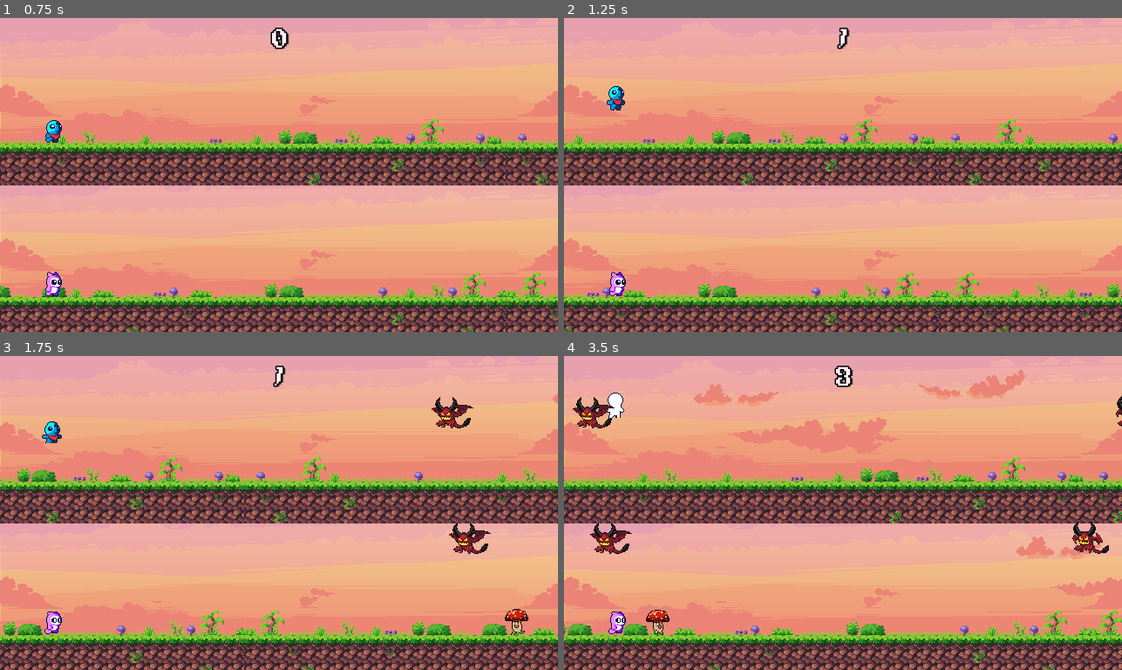
Above: before the commit, frames 1-4 (two rows, left to right).
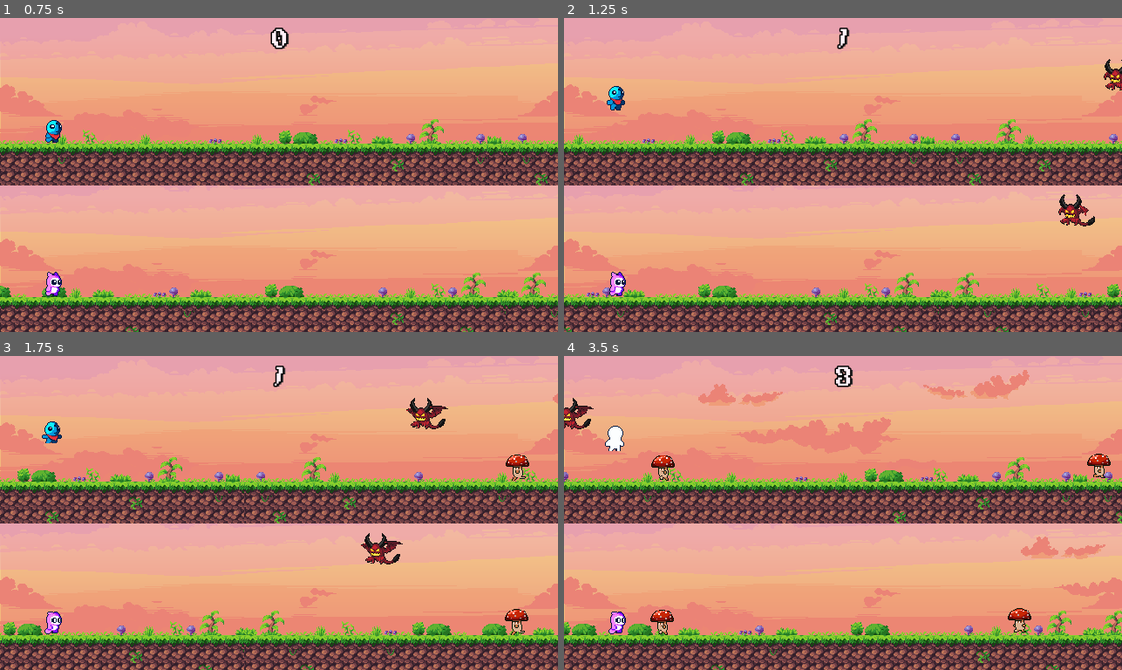
Above: after the commit, the same moments.

Repository: PedroAllison/EndlessRunner
Game: Godot game, scene res://Scenes/Survive.tscn
Two runs of this game, one before a commit and one after it. Both use one fixed random seed, a clock stepped at 60 frames per second and the inputs below.
Inputs:
- Up to frame 1 (0.75 s): no input
- Up to frame 2 (1.25 s): tap Space (Jump) at 0.77 s
- Up to frame 3 (1.75 s): tap Space (Jump) at 1.52 s
- Up to frame 4 (3.5 s): tap Space (Jump) at 3.02 s

Frame 1 is identical in both runs. In frame 2, 0.5% of the frame differs, in the area x 88-100%, y 13-67%; in frame 3, 1.6%; in frame 4, 25%, in the area x 0-100%, y 4-100%.

Commit message:
feat: ajustado pulo do jogador / BUG FIXED

Diff:
--- a/Endlessrunner_main/PreFabs/Ground.tscn
+++ b/Endlessrunner_main/PreFabs/Ground.tscn
@@ -5,7 +5,7 @@
 [ext_resource type="Texture2D" uid="uid://dghj505j3emk" path="res://Sprites/Tileset/Florest.png" id="5_ifjrd"]
 
 [sub_resource type="RectangleShape2D" id="RectangleShape2D_xtno3"]
-size = Vector2(57, 434.5)
+size = Vector2(57, 173.5)
 
 [sub_resource type="TileMapPattern" id="TileMapPattern_ija7y"]
 tile_data = PackedInt32Array(0, 851969, 2, 1, 917505, 2, 2, 983041, 2)
@@ -527,7 +527,7 @@
 [node name="Area2D" type="Area2D" parent="."]
 
 [node name="CollisionShape2D" type="CollisionShape2D" parent="Area2D"]
-position = Vector2(295, 151.25)
+position = Vector2(295, 281.75)
 shape = SubResource("RectangleShape2D_xtno3")
 
 [node name="TileMapLayer" type="TileMapLayer" parent="."]
--- a/Endlessrunner_main/Scenes/Survive.tscn
+++ b/Endlessrunner_main/Scenes/Survive.tscn
@@ -10,6 +10,7 @@
 [ext_resource type="PackedScene" uid="uid://d3xi7trobvkow" path="res://PreFabs/Ground.tscn" id="6_2q8k0"]
 [ext_resource type="PackedScene" uid="uid://coe4lxrbh8uk0" path="res://PreFabs/obj_spawner.tscn" id="7_jypeq"]
 [ext_resource type="PackedScene" uid="uid://dffayqo1kccit" path="res://PreFabs/Enemies/Columelo.tscn" id="8_uhdj6"]
+[ext_resource type="Script" path="res://Scripts/flyDevilSpawner.gd" id="11_uke05"]
 
 [node name="Main" type="Node2D"]
 
@@ -94,11 +95,18 @@
 position = Vector2(748, -93)
 obj = ExtResource("4_tlgui")
 
-[node name="OBJSpawner6" parent="." instance=ExtResource("7_jypeq")]
+[node name="mobMushroom" parent="." instance=ExtResource("7_jypeq")]
 light_mask = 2
 visibility_layer = 2
 z_index = 1
 position = Vector2(823, 288)
+obj = ExtResource("8_uhdj6")
+
+[node name="mobMushroom2" parent="." instance=ExtResource("7_jypeq")]
+light_mask = 2
+visibility_layer = 2
+z_index = 1
+position = Vector2(824, 111)
 obj = ExtResource("8_uhdj6")
 
 [node name="Player" parent="." instance=ExtResource("4_54g45")]
@@ -109,10 +117,14 @@
 z_index = 1
 position = Vector2(59, 311)
 
-[node name="OBJSpawner5" parent="." instance=ExtResource("7_jypeq")]
-position = Vector2(744, 65)
+[node name="mobFlyDevil" parent="." instance=ExtResource("7_jypeq")]
+position = Vector2(715, 66)
+script = ExtResource("11_uke05")
+time = 3.0
 
-[node name="OBJSpawner7" parent="." instance=ExtResource("7_jypeq")]
-position = Vector2(764, 209)
+[node name="mobFlyDevil2" parent="." instance=ExtResource("7_jypeq")]
+position = Vector2(663, 221)
+script = ExtResource("11_uke05")
+time = 3.0
 
 [connection signal="timeout" from="HUD/Timer" to="HUD/ScoreText" method="_on_timer_timeout"]
--- /dev/null
+++ b/Endlessrunner_main/Scripts/flyDevilSpawner.gd
@@ -0,0 +1,22 @@
+extends Node2D
+
+@export var obj: PackedScene
+@export var time = 2.0
+
+func _ready() -> void:
+
+	$Timer.wait_time = time
+
+	pass
+
+
+func _on_timer_timeout() -> void:
+
+	$Timer.wait_time = randf_range(2.0, 4.0)
+	$Timer.start()
+	var instance = obj.instantiate()
+	instance.global_position = global_position
+	get_tree().current_scene.add_child(instance)
+
+
+	pass
--- a/Endlessrunner_main/Scripts/ground.gd
+++ b/Endlessrunner_main/Scripts/ground.gd
@@ -25,6 +25,4 @@
 
 		pass
 
-
-
-	pass
+pass
--- a/Endlessrunner_main/Scripts/player.gd
+++ b/Endlessrunner_main/Scripts/player.gd
@@ -1,73 +1,46 @@
 extends CharacterBody2D
 
-
 @export var jump_velocity = -300.0
-
 @export var jump = "Jump"
 
-var dir
 var gravity = 980
+var jumps = 1
+var is_alive = true
+var was_on_floor = false
 
 @onready var animator = $AnimatedSprite2D
 
-var jumps = 1
-
-var is_alive = true
-
-func _ready():
-	pass
-
-
 func _physics_process(delta):
-
-
-	Move(delta)
-
 	if is_alive:
+		Move(delta)
 		Animations()
 
-
-	pass
-
 func Move(delta):
-
-
 	if not is_on_floor():
 		velocity.y += gravity * delta
 
 
-	if is_alive:
-		if Input.is_action_just_pressed(jump) and jumps > 0:
-			velocity.y = jump_velocity
-			if jumps > 0:
-				jumps -= 1
+	if is_alive and Input.is_action_just_pressed(jump) and jumps > 0:
+		velocity.y = jump_velocity
+		jumps -= 1
+
+	if is_on_floor() and not was_on_floor:
+		jumps = 1
 
 
-	if is_on_floor():
-		jumps = 1
+	was_on_floor = is_on_floor()
 
 	move_and_slide()
 
-	pass
-
-
 func Animations():
-
 	if is_on_floor():
 		animator.play("Run")
-
-	if not is_on_floor() and jumps >= 1:
+	else:
 		animator.play("Jump")
 
-
-	pass
-
-
 func die():
-
 	is_alive = false
 	animator.play("Hit")
-
 	$CollisionShape2D.queue_free()
 	$Area2D.queue_free()
 	velocity.y = jump_velocity
@@ -75,5 +48,3 @@
 	await get_tree().create_timer(0.8).timeout
 	Engine.time_scale = 1
 	get_tree().reload_current_scene()
-
-	pass
Not shown: 1 places in Endlessrunner_main/Scenes/Survive.tscn that only renumber resources
